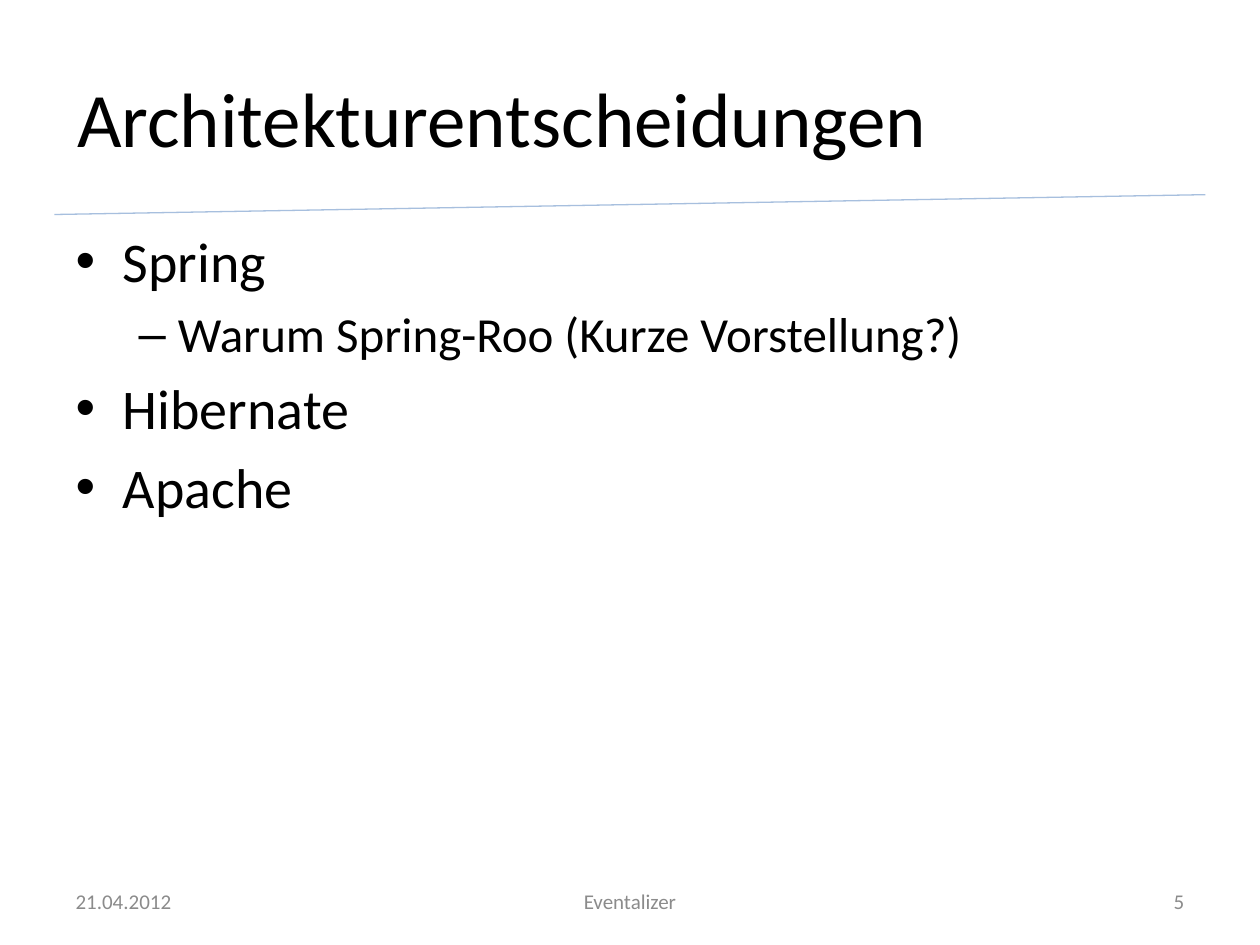
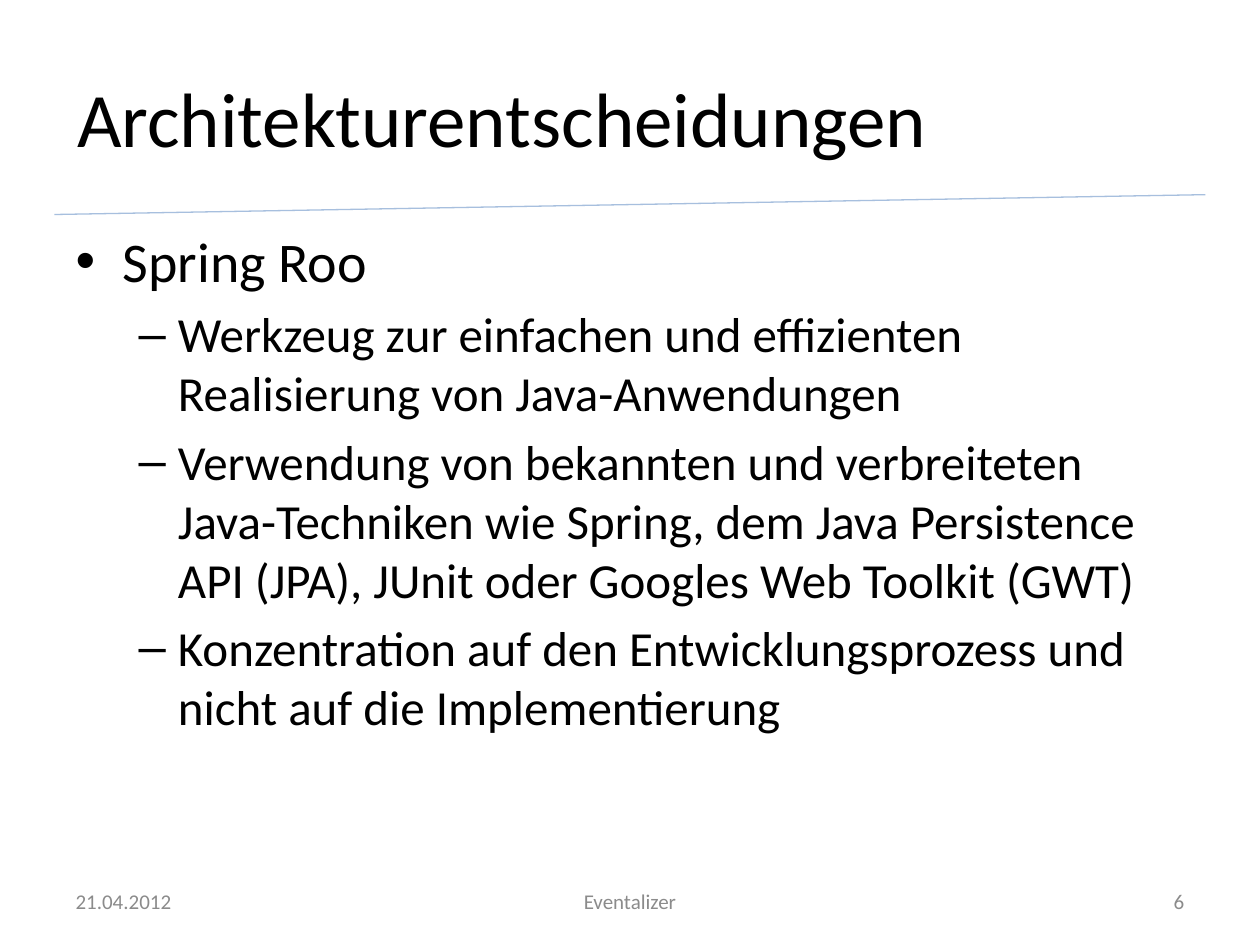
Before and after one commit to silkslostsoul/Eventalizer, a slide deck: slide 6 of Dokumente/Zwischenstand zum 2012 04 21.pptx (slide 5 before the commit). Drawn at 1260x945 pixels with LibreOffice and Linux fonts; fonts in the diff are those of the drawing; background and template pictures are left out. Boxes give left, top, right and bottom in pixels: in the first picture for what was removed or moved away, otherwise in the second. Text is boxed around its words. In the diff, an @@ line names an element or a change of style, - is before the commit and + after.

```diff
--- a/Dokumente/Zwischenstand zum 2012 04 21.pptx
+++ b/Dokumente/Zwischenstand zum 2012 04 21.pptx
@@ text at box(123, 243, 1135, 734): text changed @@
-• Spring
-  – Warum Spring-Roo (Kurze Vorstellung?)
-• Hibernate
-• Apache
+• Spring Roo
+  – Werkzeug zur einfachen und effizienten Realisierung von Java-Anwendungen
+  – Verwendung von bekannten und verbreiteten Java-Techniken wie Spring, dem Java Persistence API (JPA), JUnit oder Googles Web Toolkit (GWT)
+  – Konzentration auf den Entwicklungsprozess und nicht auf die Implementierung
@@ page number at box(1174, 895, 1185, 909): text changed @@
-5
+6
```
Also in this commit, not shown: 3 other slides changed, 8 slides added, 2 other files.
